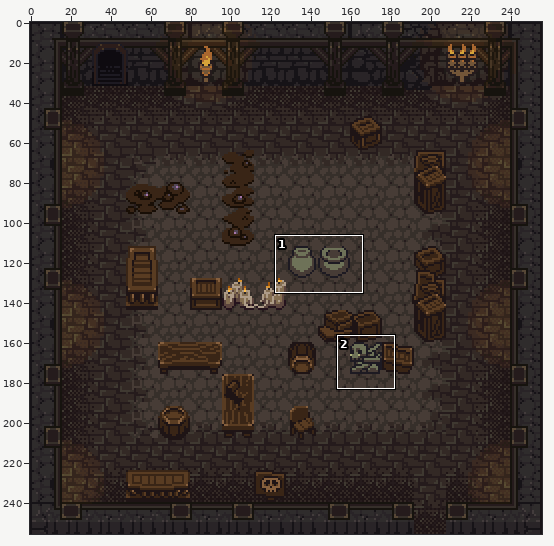
Two versions of one sprite sheet, img/tileset.png. Above: a wide view before the commit, with the close-up outlined.
Close-up. First the earlier version:
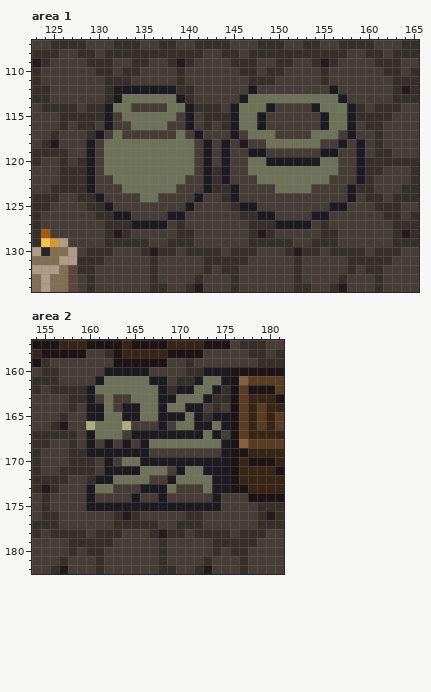
The file is 512x512 pixels, drawn in blocks of 2x2; one block is one cell here. Colours within 5 levels of each other are drawn and written as one. Shown: area 1: x 123..165, y 107..134; area 2: x 154..181, y 157..182.
After the commit:
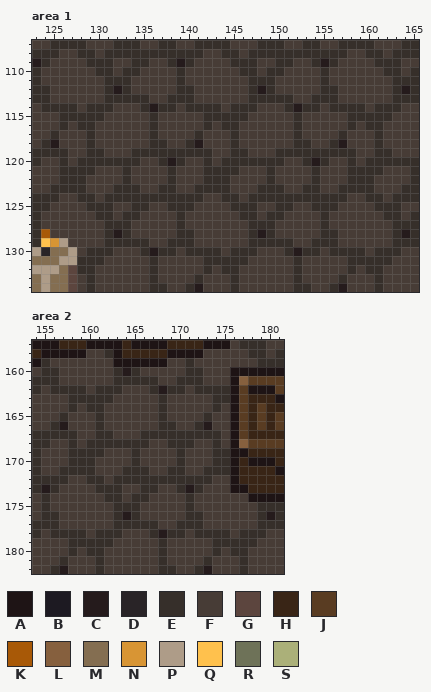
Palette (. is transparent): A #1e1415  B #1d1a22  C #251b1c  D #292427  E #362f2a  F #473c36  G #5c453e  H #392516  J #593c22  K #a85907  L #86603e  M #846e51  N #d89534  P #ae9c88  Q #ffc14d  R #6e7258  S #abb079
From old to new:
--- area 1
@@ x 123..165 @@
 111 EFFFFFFFEEEFFFFFEFFFFFFFEEEFFFFFEFFFFFFFEEE
-112 EEFFFFFFECBBBBBBEEFFFFFFBFFFFFFFFBFFFFFFECE
-113 EEFFFFFFEBRRRRRRBEFFFFFBRRRRRRRRRRBFFFFFEEE
-114 FEEEEFEEBRRFFFFRRBEEEFBRRRBFFFFBRRRBEFEEEFF
-115 FFFEEEEEBFRRRRRRFBFEEEBRRBFFFFFFBRRBEEEEFFF
-116 FFFEFEEFBFFRRRRFFBFEFEBRRBFFFFFFBRRBFEEFFFF
-117 FFEFFFEBFRFFFFFFRFBFFFBFRRRFFFFRRRFBFFEFFFF
-118 FECFFFBFRRRRRRRRRRFBFBFBFFRRRRRRFFBFBFEFFFF
-119 EEEEFFBFRRRRRRRRRRFBFBFFBBFFFFFFBBFFBFEEFFF
-120 EFFEFEBFRRRRRRRRRRFBFBFFRRBBBBBBRRFFBEEEEEE
-121 FFFEEEBFRRRRRRRRRRFBEBFFRRRRRRRRRRFFBEEFFFE
-122 FFFEEEBFFRRRRRRRRFFBEBFFFRRRRRRRRFFFBEFFFFE
-123 FFEEEEBFFFRRRRRRFFFBEEBFFFFRRRRFFFFBEEFFFEE
-124 EEEFFEEBFFFFRRFFFFBFFEBFFFFFFFFFFFFBFEEFEEE
-125 EEFFFFEEBFFFFFFFFBFFFFEBBFFFFFFFFBBFFFEEEFF
-126 EFFFFFFEEBBFFFFBBFFFFFFEEBBFFFFBBFFFFFFEEFE
-127 EFFFFFFFEEEBBBBFEFFFFFFFEEEBBBBFEFFFFFFFEEE
+112 EEFFFFFFECEFFFFFEEFFFFFFECEFFFFFEEFFFFFFECE
+113 EEFFFFFFEEEEEFFEEEFFFFFFEEEEEFFEEEFFFFFFEEE
+114 FEEEEFEEEFFFECEEFEEEEFEEEFFFECEEFEEEEFEEEFF
+115 FFFEEEEEFFFFFEFFFFFEEEEEFFFFFEFFFFFEEEEEFFF
+116 FFFEFEEFFFFFFEFFFFFEFEEFFFFFFEFFFFFEFEEFFFF
+117 FFEFFFEFFFFFFEFFFFEFFFEFFFFFFEFFFFEFFFEFFFF
+118 FECFFFEFFFFFFEEFFECFFFEFFFFFFEEFFECFFFEFFFF
+119 EEEEFFEEFFFEEEEEEEEEFFEEFFFEEEEEEEEEFFEEFFF
+120 EFFEFEEEEEEEFFECEFFEFEEEEEEEFFECEFFEFEEEEEE
+121 FFFEEEEFFFEFFFFEFFFEEEEFFFEFFFFEFFFEEEEFFFE
+122 FFFEEEFFFFEFFFFEFFFEEEFFFFEFFFFEFFFEEEFFFFE
+123 FFEEEEFFFEEEFFEEFFEEEEFFFEEEFFEEFFEEEEFFFEE
+124 EEEFFEEFEEEEEEEEEEEFFEEFEEEEEEEEEEEFFEEFEEE
+125 EEFFFFEEEFFEEFFEEEFFFFEEEFFEEFFEEEFFFFEEEFF
+126 EFFFFFFEEFEEFFFFEFFFFFFEEFEEFFFFEFFFFFFEEFE
+127 EFFFFFFFEEEFFFFFEFFFFFFFEEEFFFFFEFFFFFFFEEE
 128 EKFFFFFFECEFFFFFEEFFFFFFECEFFFFFEEFFFFFFECE
--- area 2
@@ x 154..181 @@
 159 AEFFFFFFFAAAAAAFFEFFFFFFFEEE
-160 FEEFFFFFBBBBBFFFFEEBBBAAAAAA
-161 EEEFFFFBRRRRRBBFEEBRRBALJJJJ
-162 EFEEEEBRRRRRRRBEBBRRBEAJAAAJ
-163 FFFFEEBFRFFRRRBBRRRBEEAJHHHA
-164 FFFFEFBBRFBBRRBRRBBFEFAJHJHH
-165 FFFEFFBBRRBBRRBBBRBEBBAJHJHJ
-166 FFECFFSRRRSFFFBFRRBBRBAJHJHJ
-167 EEEEEFBRRRFBBBBBBBBRBFAJHHHH
-168 EEFFEFBFBFBFBRRRRRRRRBALJJJJ
-169 EFFFEEBBBBBBBFFFFFFFFBAAHHHH
-170 EFFFEEEFBFRRBBBBBBBBBBAHAAAH
-171 EFFEEEEFBBBBRRRFBRRBBBAHHHHA
-172 EEEEFFEBBRRRRFFBRRRRBBAHHHHH
-173 ECEFFFBRRFFFBBBRFFFRBBAAHHHH
-174 FEFFFFBFFFFBFFBFFFFFBFFFAAAA
-175 FEFFFFBBBBBBBBBBBBBBBFFFFEEE
+160 FEEFFFFFFECEFFFFFEEFFFAAAAAA
+161 EEEFFFFFFEEEEEFFEEEFFFALJJJJ
+162 EFEEEEFEEEFFFECEEFEEEEAJAAAJ
+163 FFFFEEEEEFFFFFEFFFFFEEAJHHHA
+164 FFFFEFEEFFFFFFEFFFFFEFAJHJHH
+165 FFFEFFFEFFFFFFEFFFFEFFAJHJHJ
+166 FFECFFFEFFFFFFEEFFECFFAJHJHJ
+167 EEEEEFFEEFFFEEEEEEEEEFAJHHHH
+168 EEFFEFEEEEEEEFFEEEFFEFALJJJJ
+169 EFFFEEEEFFFEFFFFEFFFEEAAHHHH
+170 EFFFEEEFFFFEFFFFEFFFEEAHAAAH
+171 EFFEEEEFFFEEEFFEEFFEEEAHHHHA
+172 EEEEFFEEFEEEEEEEEEEEFFAHHHHH
+173 ECEFFFFEEEFFEEFFECEFFFAAHHHH
+174 FEFFFFFFEEFEEFFFFEFFFFFFAAAA
+175 FEFFFFFFFEEEFFFFFEFFFFFFFEEE
 176 FEEFFFFFFECEFFFFFEEFFFFFFECE
Boxes around the changes in both close-ups, in picture pixels (x1, y1, x2, y2):
changed: (86, 85, 365, 229)
changed: (86, 367, 230, 511)
